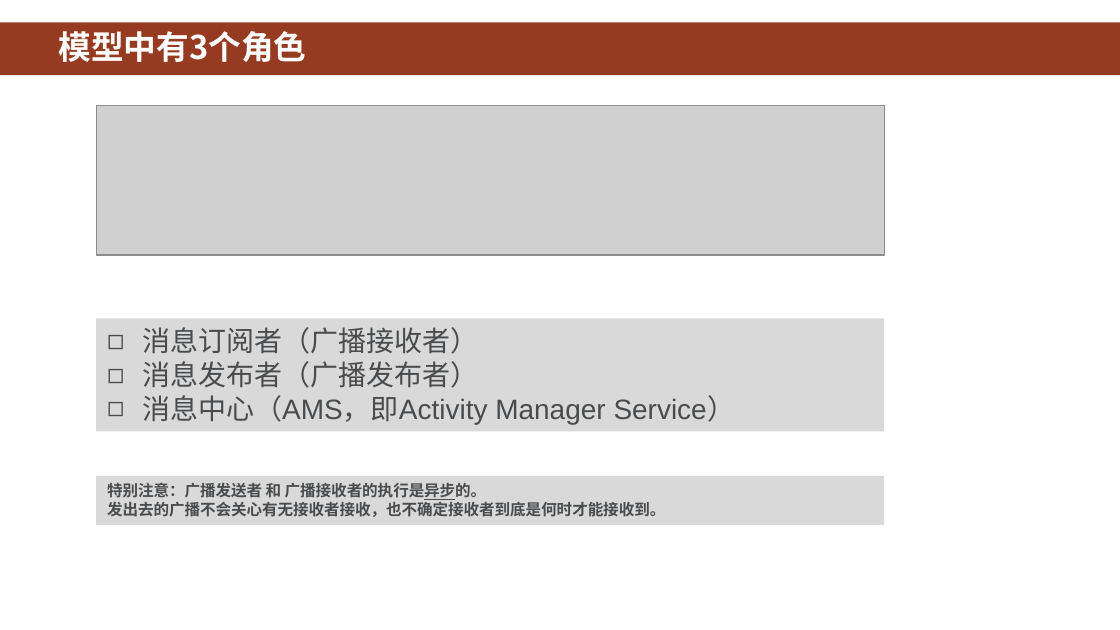
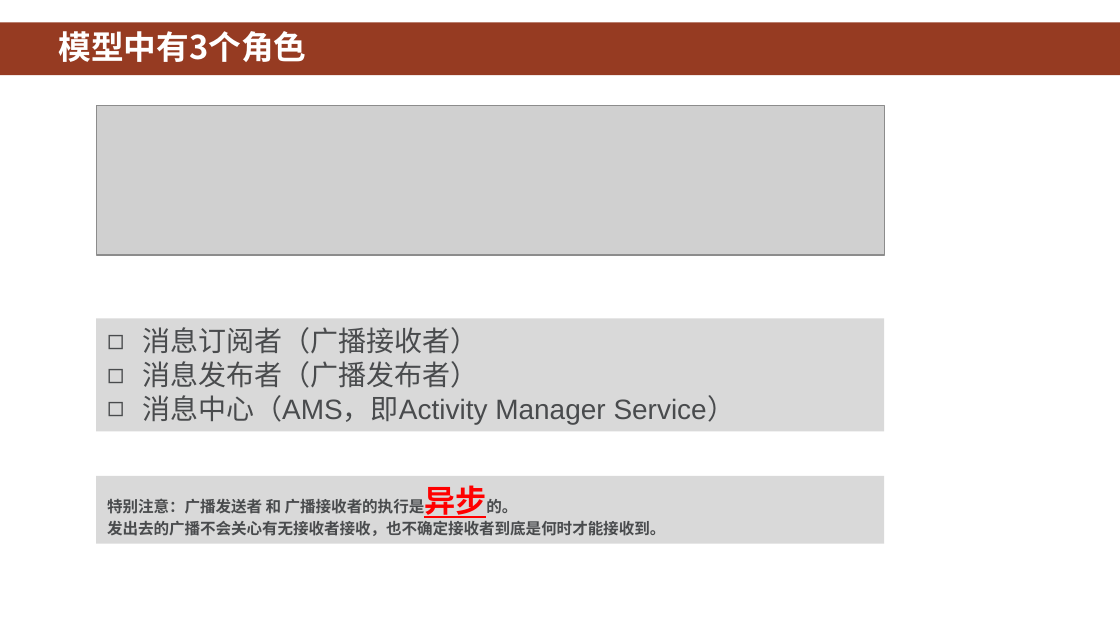
Before and after one commit to HBU/Android-PPT, a slide deck: slide 3 of 07.0 -- 广播 ------- 第07章.pptx. Drawn at 1120x630 pixels with LibreOffice and Linux fonts; fonts in the diff are those of the drawing; grey boxes stand for pictures; background and template pictures are left out. Boxes give left, top, right and bottom in pixels: in the first picture for what was removed or moved away, otherwise in the second. Text is boxed around its words. In the diff, an @@ line names an element or a change of style, - is before the commit and + after.

```diff
--- a/07.0 -- 广播 ------- 第07章.pptx
+++ b/07.0 -- 广播 ------- 第07章.pptx
@@ rectangle "特别注意：广播发送者 和 广播接收者的执行是异步的。": place and size @@
-rectangle "特别注意：广播发送者 和 广播接收者的执行是异步的。" at [96,476,885,525]
+rectangle "特别注意：广播发送者 和 广播接收者的执行是异步的。" at [96,476,885,543]
@@ text in rectangle at [107,498,517,517]: size 10 to 20 pt, text colour #494B4D to #FF0000 in "广播接收者的执行是异步的。" @@
```
Also in this commit, not shown: 16 other slides changed.
